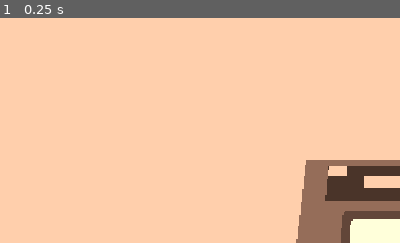
Above: before the commit, frame 1.
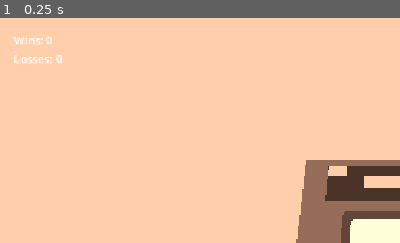
Above: after the commit, the same moment.

Repository: kvognar/gmtk-jam-2026
Game: Godot game, scene res://workstation.tscn
The game is run twice, just before and just after one commit, with the same random seed, the same clock (stepped at 60 frames per second) and the same inputs. The project has no main scene, so this scene is started directly. The engine's default icon, where the game draws it, is replaced by a stand-in: a white triangle on a blue panel in a dark square.
Inputs:
- Up to frame 1 (0.25 s): no input
The pictures show only the part of the screen within x 0-50%, y 0-50%; the shares and areas given below are measured in that part.

The runs differ from the first frame. In frame 1, 0.3% of the frame differs, in the area x 3-16%, y 8-21%.

Commit message:
win/lose a microgame and show result on HUD

Diff:
--- a/microgames/microgame.gd
+++ b/microgames/microgame.gd
@@ -6,19 +6,20 @@
 signal success
 signal failure
 
-var playing: bool = true
+var playing: bool = false
 
 func _ready() -> void:
-	begin()
+	scale = Vector2(0, 0)
 
 func begin() -> void:
+	scale=Vector2(1, 1)
 	$Prompt.text = prompt;
 	$Prompt.show()
 	$Result.hide()
 	$Timer.start()
-	playing = true
 	await get_tree().create_timer(1.0).timeout
 	$Prompt.hide()
+	playing = true
 
 func fail() -> void:
 	print_debug('we lost :(')
@@ -35,8 +36,10 @@
 func win() -> void:
 	if !playing:
 		return
-	print_debug('we win')
-	var timer = get_tree().create_timer(1.0).timeout
+	$Result.text = 'You did it!'
+	$Result.show()
+	playing = false
+	await get_tree().create_timer(1.0).timeout
 	print_debug('on to the next thing')
 	success.emit()
 
@@ -45,10 +48,13 @@
 		win()
 
 func time_up() -> void:
+	if !playing:
+		return
 	playing = false
 	print_debug('time_up')
 	$Result.text = 'Time up!!'
 	$Result.show()
+	await get_tree().create_timer(1.0).timeout
 	fail()
 
 func _on_timer_timeout() -> void:
--- a/microgames/microgame.tscn
+++ b/microgames/microgame.tscn
@@ -1,6 +1,7 @@
 [gd_scene format=3 uid="uid://dwt1qdmghu1x2"]
 
 [ext_resource type="Script" uid="uid://c4tuhk0adi4x4" path="res://microgames/microgame.gd" id="1_u3unr"]
+[ext_resource type="Texture2D" uid="uid://qcvi7h7ibyy2" path="res://icon.svg" id="2_3ht7m"]
 
 [node name="Microgame" type="Control" unique_id=1956794833]
 layout_mode = 3
@@ -10,6 +11,15 @@
 grow_horizontal = 2
 grow_vertical = 2
 script = ExtResource("1_u3unr")
+
+[node name="ColorRect" type="ColorRect" parent="." unique_id=842226354]
+layout_mode = 1
+anchors_preset = 15
+anchor_right = 1.0
+anchor_bottom = 1.0
+grow_horizontal = 2
+grow_vertical = 2
+color = Color(0.009742783, 0, 0.33725142, 1)
 
 [node name="Prompt" type="Label" parent="." unique_id=616038800]
 layout_mode = 0
@@ -33,4 +43,8 @@
 theme_override_font_sizes/font_size = 40
 text = "Result"
 
+[node name="Icon" type="Sprite2D" parent="." unique_id=763621727]
+position = Vector2(832, 434)
+texture = ExtResource("2_3ht7m")
+
 [connection signal="timeout" from="Timer" to="." method="_on_timer_timeout"]
--- a/workstation.gd
+++ b/workstation.gd
@@ -2,10 +2,34 @@
 
 var games: Array[Microgame] = []
 
+var wins := 0
+var losses := 0
+
+func _ready() -> void:
+	show_scores()
+
 func _process(delta: float) -> void:
 	pass
 
-
 func _on_area_3d_input_event(camera: Node, event: InputEvent, event_position: Vector3, normal: Vector3, shape_idx: int) -> void:
 	if event.is_action_pressed("action"):
+		$Microgame.begin()
+		$Microgame.failure.connect(on_game_fail)
+		$Microgame.success.connect(on_game_success)
 		print_debug('monitor clicked!')
+
+func on_game_fail() -> void:
+	print_debug('oh no :(')
+	losses += 1
+	$Microgame.hide()
+	show_scores()
+
+func on_game_success() -> void:
+	print_debug('woohoo')
+	wins += 1
+	$Microgame.hide()
+	show_scores()
+
+func show_scores() -> void:
+	%Wins.text = 'Wins: ' + str(wins)
+	%Losses.text = 'Losses: ' + str(losses)
--- a/workstation.tscn
+++ b/workstation.tscn
@@ -16,6 +16,8 @@
 
 [node name="Workstation" type="Node3D" unique_id=2105439346]
 script = ExtResource("1_j81i1")
+
+[node name="Microgame" parent="." unique_id=1956794833 instance=ExtResource("5_yfhe6")]
 
 [node name="room" parent="." unique_id=235516147 instance=ExtResource("1_un3qw")]
 
@@ -37,8 +39,30 @@
 transform = Transform3D(1, 0, 0, 0, 1, 0, 0, 0, 1, -0.0026245117, 0.5846128, -1.388461)
 shape = SubResource("BoxShape3D_ejdy6")
 
-[node name="SubViewport" type="SubViewport" parent="." unique_id=2126559800]
+[node name="HUD" type="Control" parent="." unique_id=939519783]
+layout_mode = 3
+anchors_preset = 0
+offset_right = 40.0
+offset_bottom = 40.0
 
-[node name="Microgame" parent="SubViewport" unique_id=1956794833 instance=ExtResource("5_yfhe6")]
+[node name="MarginContainer" type="MarginContainer" parent="HUD" unique_id=2125890534]
+layout_mode = 0
+offset_right = 40.0
+offset_bottom = 40.0
+theme_override_constants/margin_left = 20
+theme_override_constants/margin_top = 20
+theme_override_constants/margin_right = 20
+theme_override_constants/margin_bottom = 20
+
+[node name="VBoxContainer" type="VBoxContainer" parent="HUD/MarginContainer" unique_id=1818126971]
+layout_mode = 2
+
+[node name="Wins" type="Label" parent="HUD/MarginContainer/VBoxContainer" unique_id=1202314465]
+unique_name_in_owner = true
+layout_mode = 2
+
+[node name="Losses" type="Label" parent="HUD/MarginContainer/VBoxContainer" unique_id=2044938555]
+unique_name_in_owner = true
+layout_mode = 2
 
 [connection signal="input_event" from="Area3D" to="." method="_on_area_3d_input_event"]
